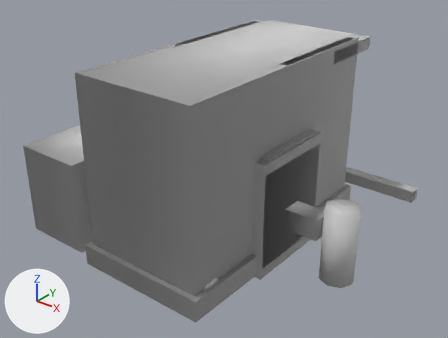
A saved change to the FBX model game/Airside/Assets/Airside/Art/Models/Props/mdl_service_equipment_kit_authored_v01.fbx.
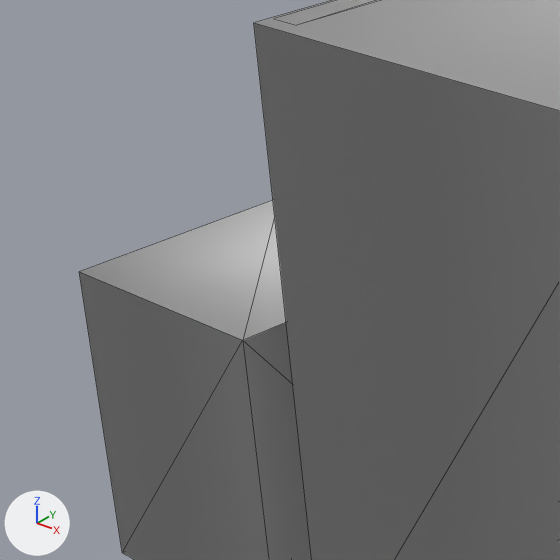
The first picture shows the older version from a 50 mm lens placed at (0.0325, -0.0414, 0.0324), pointed at (-0.0008, 0.0001, 0.0066). The close-ups show the older and then the newer version on the part from 0% to 37% of the width and 20% to 68% of the height of that picture. Only the edits that show in the close-ups are written down. The axes (+X, +Y, +Z) are drawn at lower left. The lights are the same throughout. The close-ups show mesh edges as thin lines. Where no turn or scale is listed for an object, it has been applied to the vertices.

Before the edit, the objects in view are built like this:
```python
me_mesh = bpy.data.meshes.new('Mesh')
me_mesh.from_pydata(...)  # a box spanning x -0.006..0.006, y -0.012..0.012, z 0.0..0.018
me_mesh.polygons.foreach_set('use_smooth', [True] * 12)
me_mesh.materials.append(mat_defaultmaterial)  # light grey #cbcbcb
me_mesh_025 = bpy.data.meshes.new('Mesh.025')
me_mesh_025.from_pydata(...)  # a box spanning x -0.0155..-0.0085, y -0.0115..-0.0045, z 0.0..0.009
me_mesh_025.polygons.foreach_set('use_smooth', [True] * 12)
me_mesh_025.materials.append(mat_defaultmaterial)  # light grey #cbcbcb
ob_bin = bpy.data.objects.new('bin', me_mesh_025)
ob_bin.location = (0.0, 0.0, 0.0)
ob_stairs = bpy.data.objects.new('stairs', me_mesh)
ob_stairs.location = (0.0, 0.0, 0.0)
```
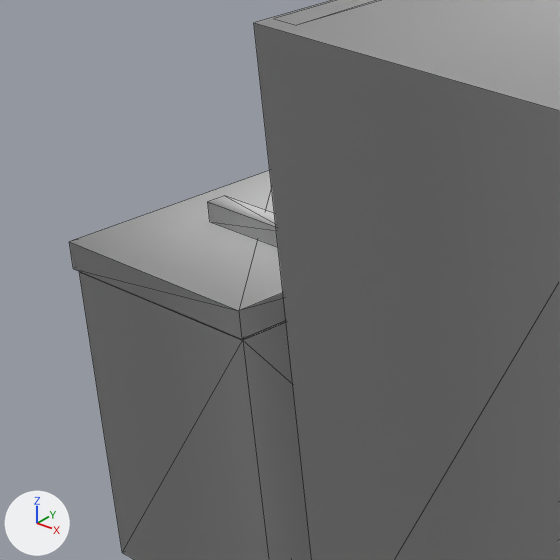
Changed parts and their boxes (x1, y1, x2, y2) in the close-ups (560 x 560 px):
'bin_lid', added
    after: (69, 170, 286, 339)
'bin_handle', added
    after: (208, 196, 278, 247)

Edits to the bpy script that builds the scene:
```text
Add me_mesh_041:
    me_mesh_041.from_pydata(...)  # a box spanning x -0.01375..-0.01025, y -0.0083..-0.0077, z 0.0099..0.0105
    me_mesh_041.polygons.foreach_set('use_smooth', [True] * 12)
    me_mesh_041.materials.append(mat_defaultmaterial)  # light grey #cbcbcb
Add me_mesh_040:
    me_mesh_040.from_pydata(...)  # a box spanning x -0.0156..-0.0084, y -0.0116..-0.0044, z 0.0091..0.0099
    me_mesh_040.polygons.foreach_set('use_smooth', [True] * 12)
    me_mesh_040.materials.append(mat_defaultmaterial)  # light grey #cbcbcb
Add ob_bin_handle:
    ob_bin_handle = bpy.data.objects.new('bin_handle', me_mesh_041)
    ob_bin_handle.location = (0.0, 0.0, 0.0)
Add ob_bin_lid:
    ob_bin_lid = bpy.data.objects.new('bin_lid', me_mesh_040)
    ob_bin_lid.location = (0.0, 0.0, 0.0)
```
